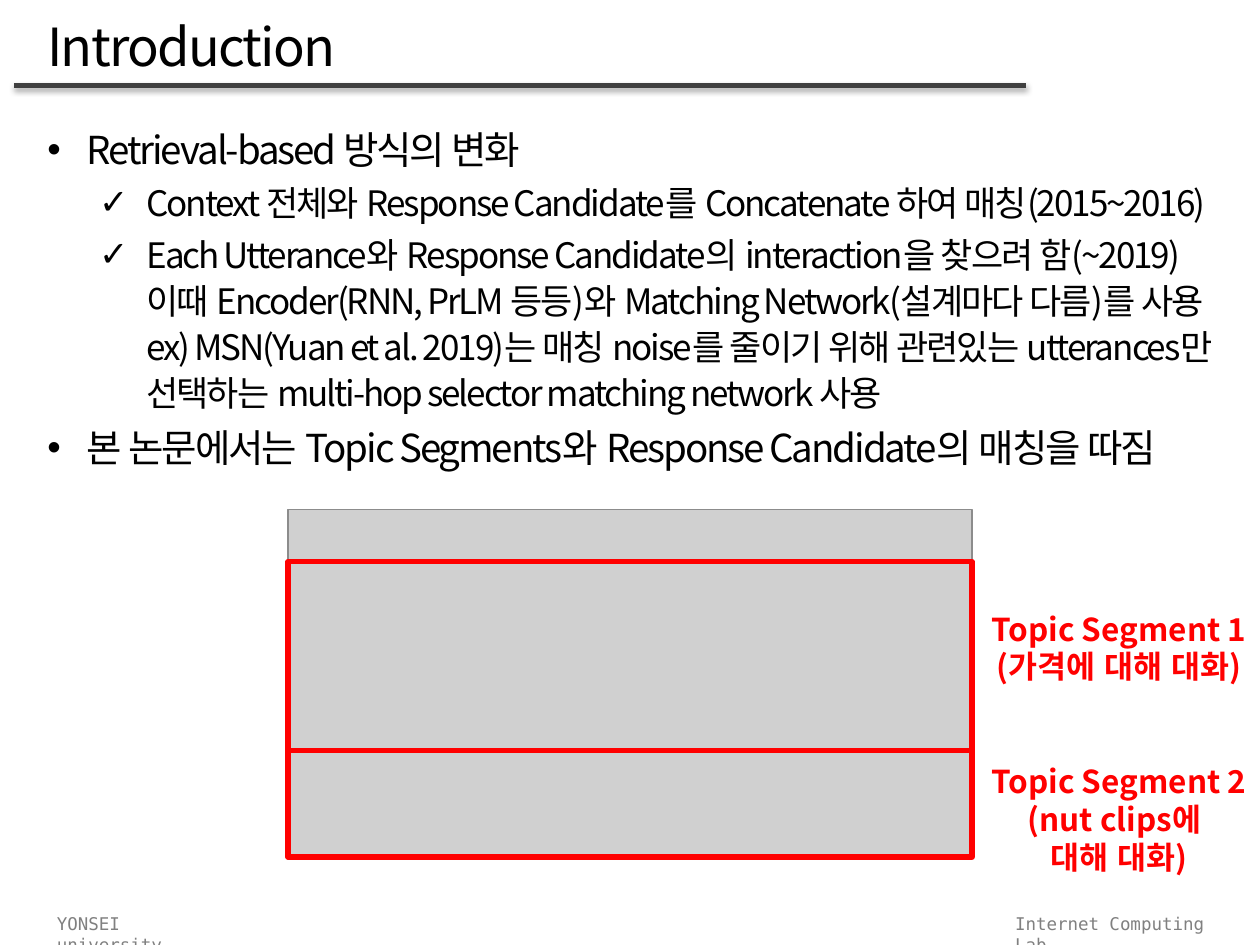
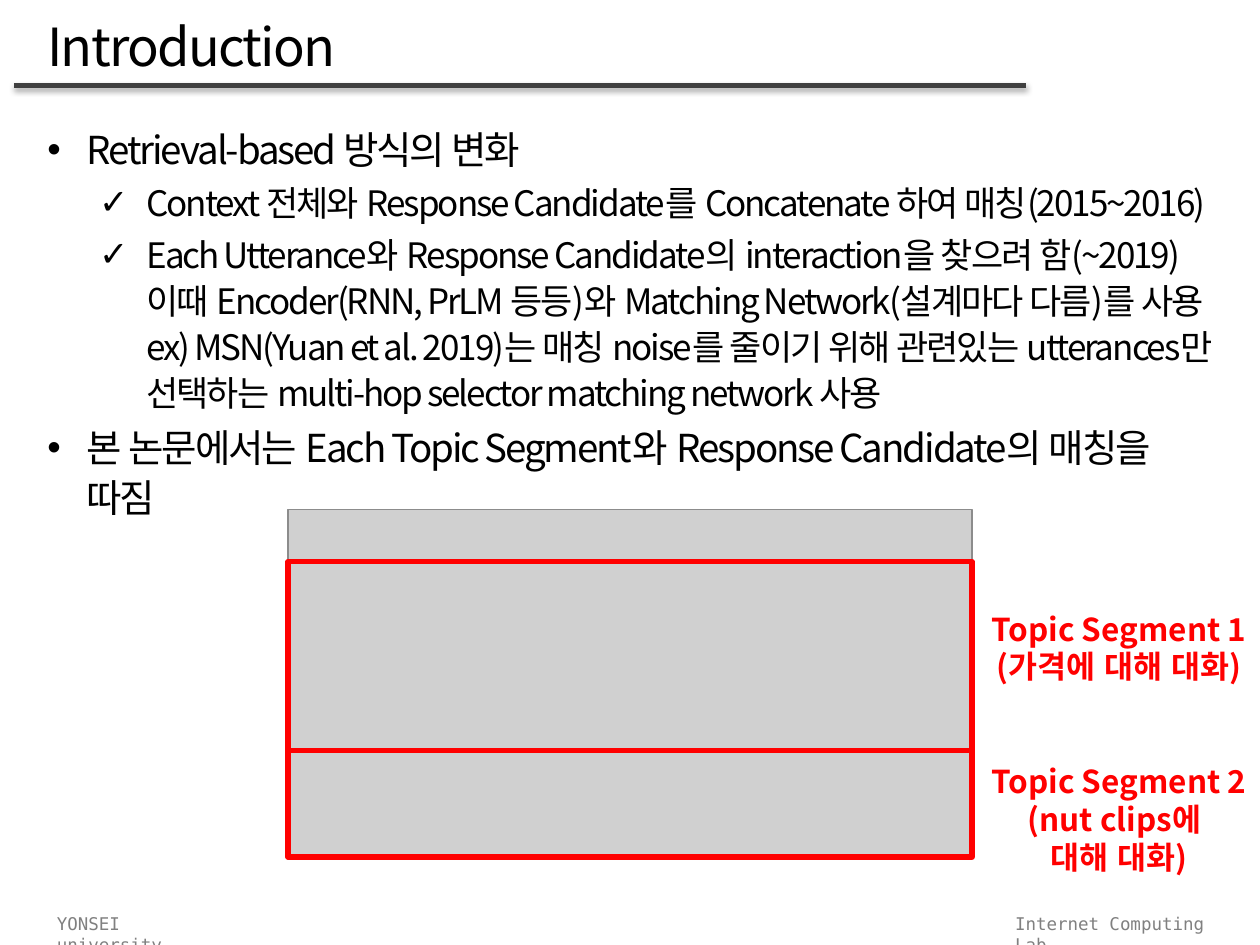
Before and after one commit to kimwongyuda/study, a slide deck: slide 3 of paper/AAAI 2021/TADAM.pptx. Drawn at 1260x945 pixels with LibreOffice and Linux fonts; fonts in the diff are those of the drawing; grey boxes stand for pictures. Boxes give left, top, right and bottom in pixels: in the first picture for what was removed or moved away, otherwise in the second. Text is boxed around its words. In the diff, an @@ line names an element or a change of style, - is before the commit and + after.

```diff
--- a/paper/AAAI 2021/TADAM.pptx
+++ b/paper/AAAI 2021/TADAM.pptx
@@ text at bbox=[87, 430, 1151, 515]: text changed @@
-• 본 논문에서는 Topic Segments와 Response Candidate의 매칭을 따짐
+• 본 논문에서는 Each Topic Segment와 Response Candidate의 매칭을
+  따짐
```
Also in this commit, not shown: 1 other slide changed, 3 other files.
